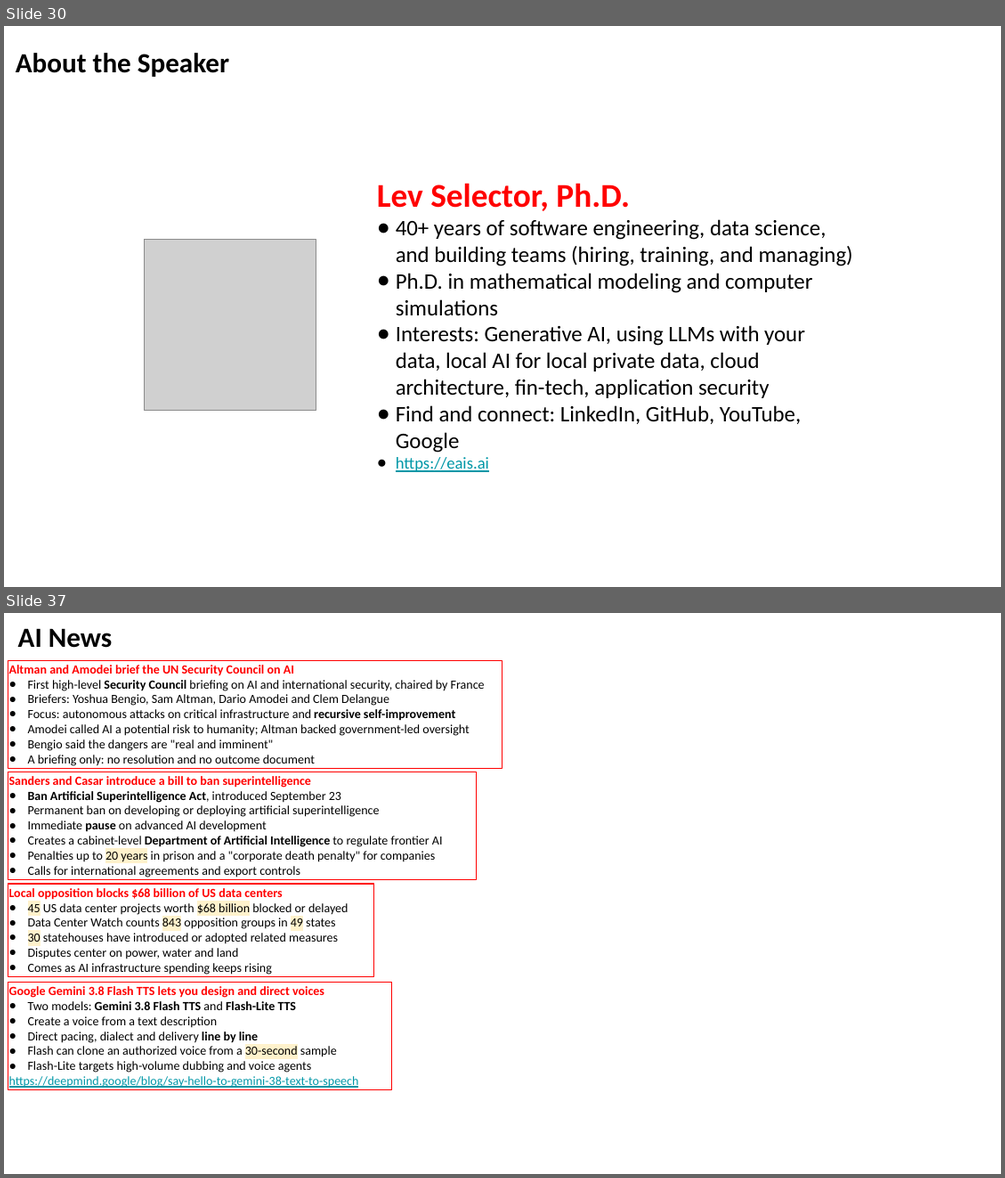
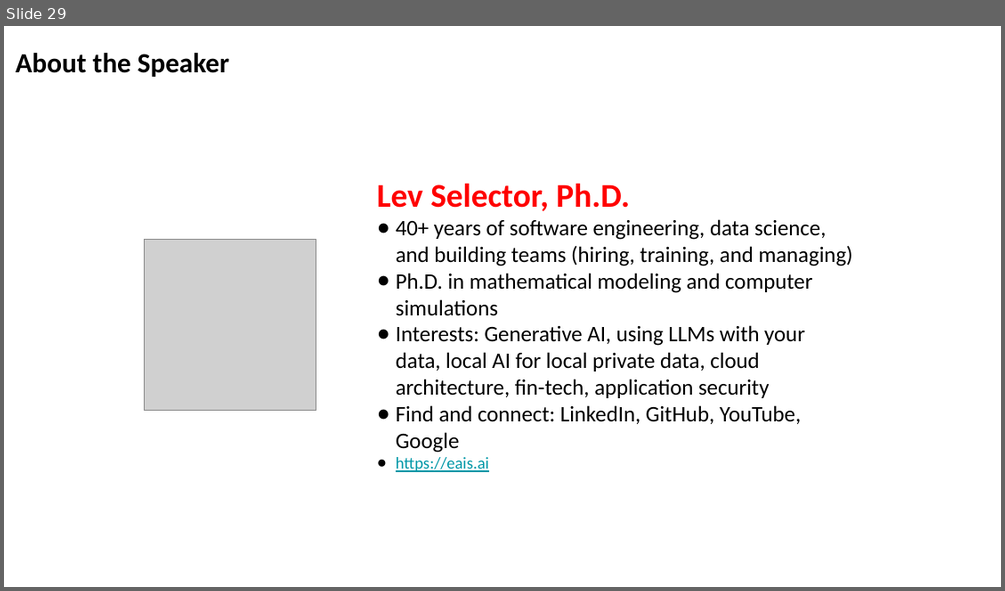
Before and after one commit to lselector/seminar, a slide deck: 2026/2026-09-25-AI-News.pptx. Shown one above the other, each under a label of ours: slides 30 and 37 before the commit, slide 29 after it; the slides between them are not shown. The pictures are 1005x1178 and 1005x591 pixels, drawn with LibreOffice and Linux fonts; fonts in the diff are those of the drawing; grey boxes stand for pictures. Boxes give left, top, right and bottom in pixels: in the first picture for what was removed or moved away, otherwise in the second. Text is boxed around its words. In the diff, an @@ line names an element or a change of style, - is before the commit and + after.

```diff
--- a/2026/2026-09-25-AI-News.pptx
+++ b/2026/2026-09-25-AI-News.pptx
@@ slide 37 removed at [4,613,1001,1174], background #FFFFFF @@
@@ text removed at [18,628,113,648] @@
-AI News
@@ rectangle removed at [8,660,502,768] @@
-Altman and Amodei brief the UN Security Council on AI
-● First high-level Security Council briefing on AI and international security, chaired by France
-● Briefers: Yoshua Bengio, Sam Altman, Dario Amodei and Clem Delangue
-● Focus: autonomous attacks on critical infrastructure and recursive self-improvement
-● Amodei called AI a potential risk to humanity; Altman backed government-led oversight
-● Bengio said the dangers are "real and imminent"
-● A briefing only: no resolution and no outcome document
@@ rectangle removed at [8,771,477,879] @@
-Sanders and Casar introduce a bill to ban superintelligence
-● Ban Artificial Superintelligence Act, introduced September 23
-● Permanent ban on developing or deploying artificial superintelligence
-● Immediate pause on advanced AI development
-● Creates a cabinet-level Department of Artificial Intelligence to regulate frontier AI
-● Penalties up to 20 years in prison and a "corporate death penalty" for companies
-● Calls for international agreements and export controls
@@ rectangle removed at [8,884,374,977] @@
-Local opposition blocks $68 billion of US data centers
-● 45 US data center projects worth $68 billion blocked or delayed
-● Data Center Watch counts 843 opposition groups in 49 states
-● 30 statehouses have introduced or adopted related measures
-● Disputes center on power, water and land
-● Comes as AI infrastructure spending keeps rising
@@ rectangle removed at [8,981,392,1089] @@
-Google Gemini 3.8 Flash TTS lets you design and direct voices
-● Two models: Gemini 3.8 Flash TTS and Flash-Lite TTS
-● Create a voice from a text description
-● Direct pacing, dialect and delivery line by line
-● Flash can clone an authorized voice from a 30-second sample
-● Flash-Lite targets high-volume dubbing and voice agents
-https://deepmind.google/blog/say-hello-to-gemini-38-text-to-speech
@@ what was slide 30 is now slide 29 @@
```
Also in this commit, not shown: 7 slides changed, 7 other slides removed.
